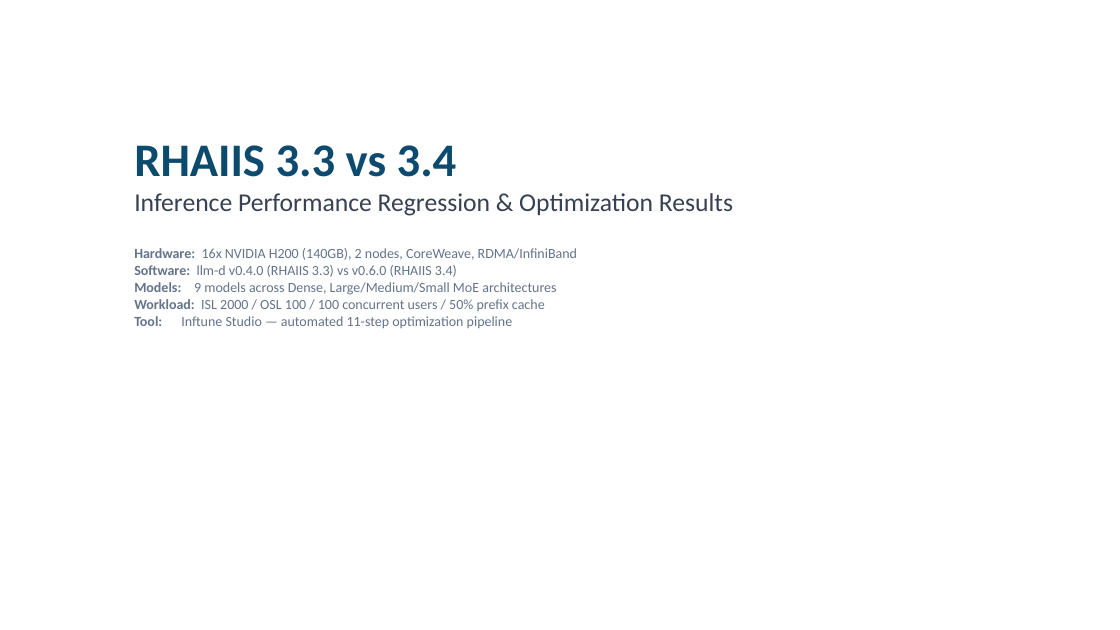
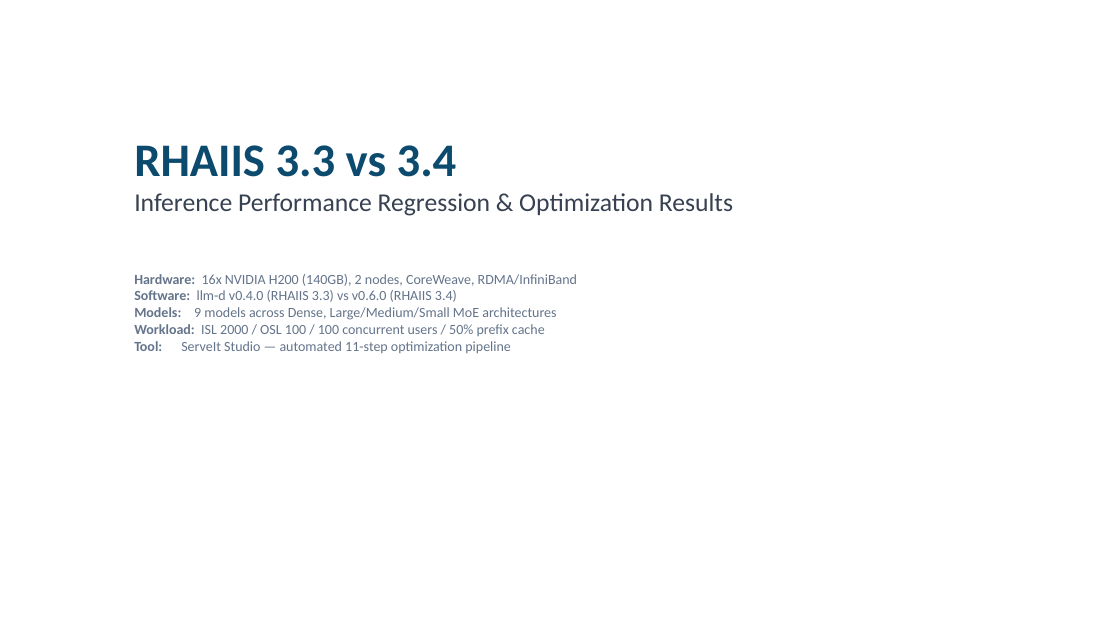
Before and after one commit to openshift-psap/serveit-studio, a slide deck: slide 1 of docs/rhaiis-3.3-vs-3.4-final.pptx. Drawn at 1120x630 pixels with LibreOffice and Linux fonts; fonts in the diff are those of the drawing. Boxes give left, top, right and bottom in pixels: in the first picture for what was removed or moved away, otherwise in the second. Text is boxed around its words. In the diff, an @@ line names an element or a change of style, - is before the commit and + after.

```diff
--- a/docs/rhaiis-3.3-vs-3.4-final.pptx
+++ b/docs/rhaiis-3.3-vs-3.4-final.pptx
@@ text at (134,274,577,286): less space between paragraphs @@
@@ text at (134,341,511,353): text changed @@
-Tool: Inftune Studio — automated 11-step optimization pipeline
+Tool: ServeIt Studio — automated 11-step optimization pipeline
```
Also in this commit, not shown: 7 other slides changed.
